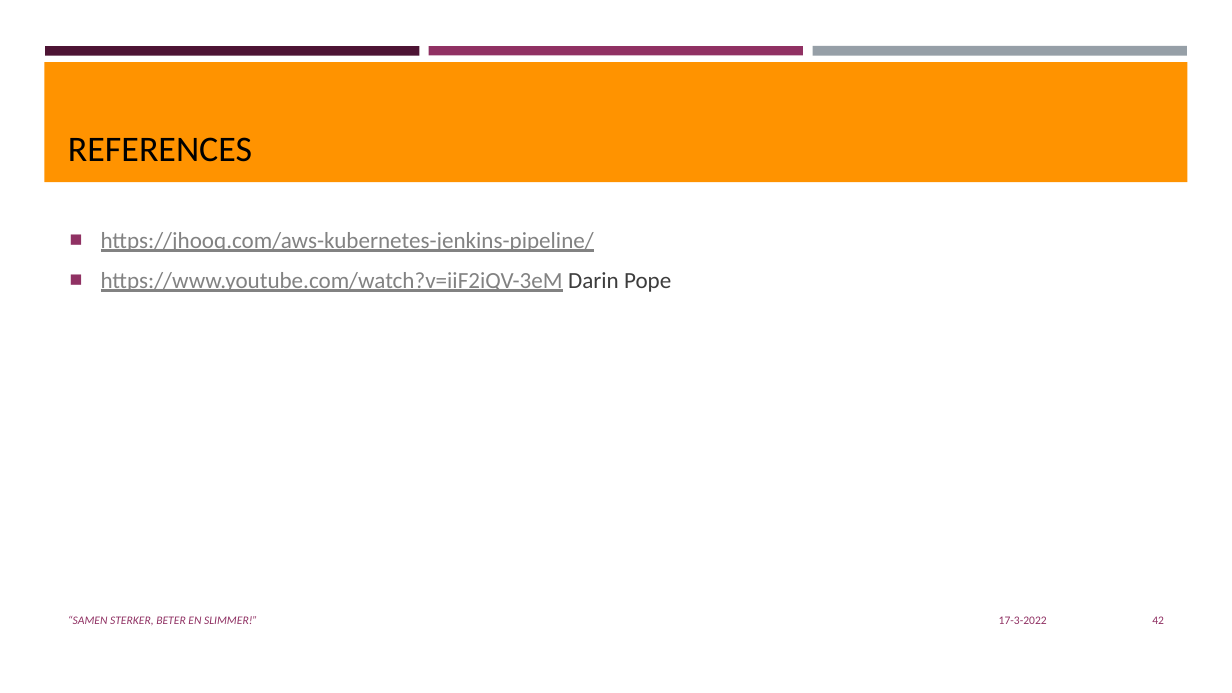
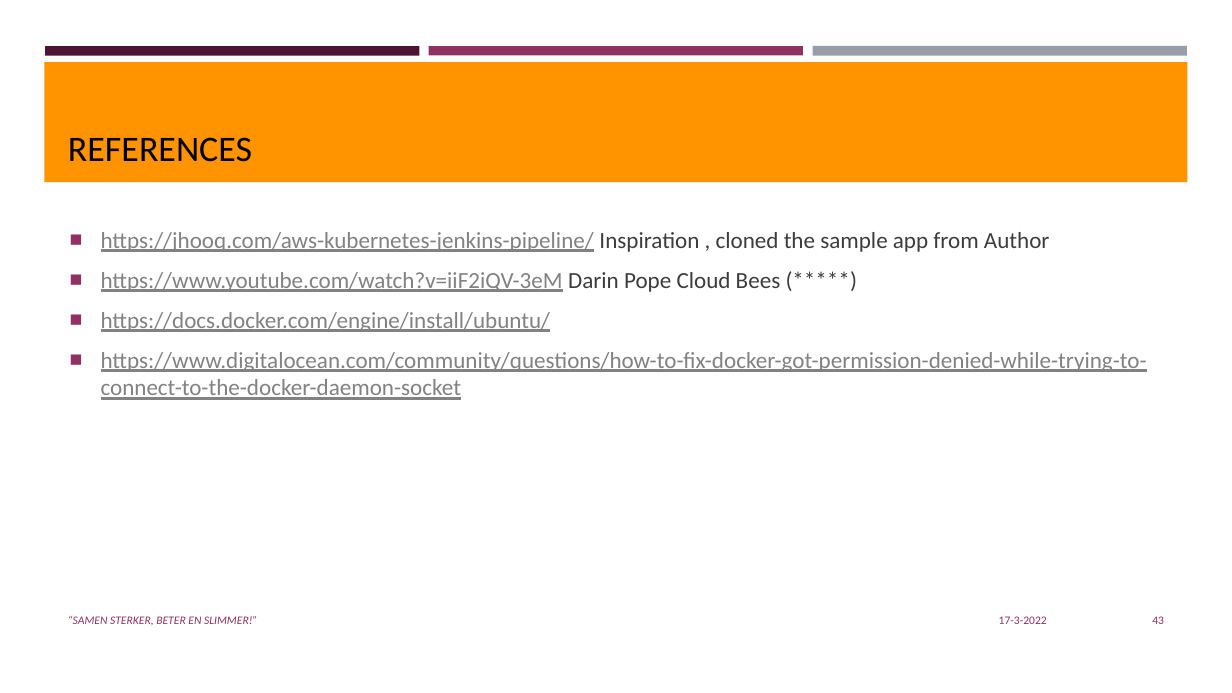
Before and after one commit to thulsidk1/k8s-jenkins-aws, a slide deck: slide 43 of Jenkins-Deploy-toK8S.pptx (slide 42 before the commit). Drawn at 1232x693 pixels with LibreOffice and Linux fonts; fonts in the diff are those of the drawing; background and template pictures are left out. Boxes give left, top, right and bottom in pixels: in the first picture for what was removed or moved away, otherwise in the second. Text is boxed around its words. In the diff, an @@ line names an element or a change of style, - is before the commit and + after.

```diff
--- a/Jenkins-Deploy-toK8S.pptx
+++ b/Jenkins-Deploy-toK8S.pptx
@@ text at bbox=[101, 232, 1147, 400]: text changed @@
-■ https://jhooq.com/aws-kubernetes-jenkins-pipeline/
-■ https://www.youtube.com/watch?v=iiF2iQV-3eM Darin Pope
+■ https://jhooq.com/aws-kubernetes-jenkins-pipeline/ Inspiration , cloned the sample app from Author
+■ https://www.youtube.com/watch?v=iiF2iQV-3eM Darin Pope Cloud Bees (*****)
+■ https://docs.docker.com/engine/install/ubuntu/
+■ https://www.digitalocean.com/community/questions/how-to-fix-docker-got-permission-denied-while-trying-to-connect-to-the-docker-daemon-socket
```
Also in this commit, not shown: 4 other slides changed, 1 slide added.
